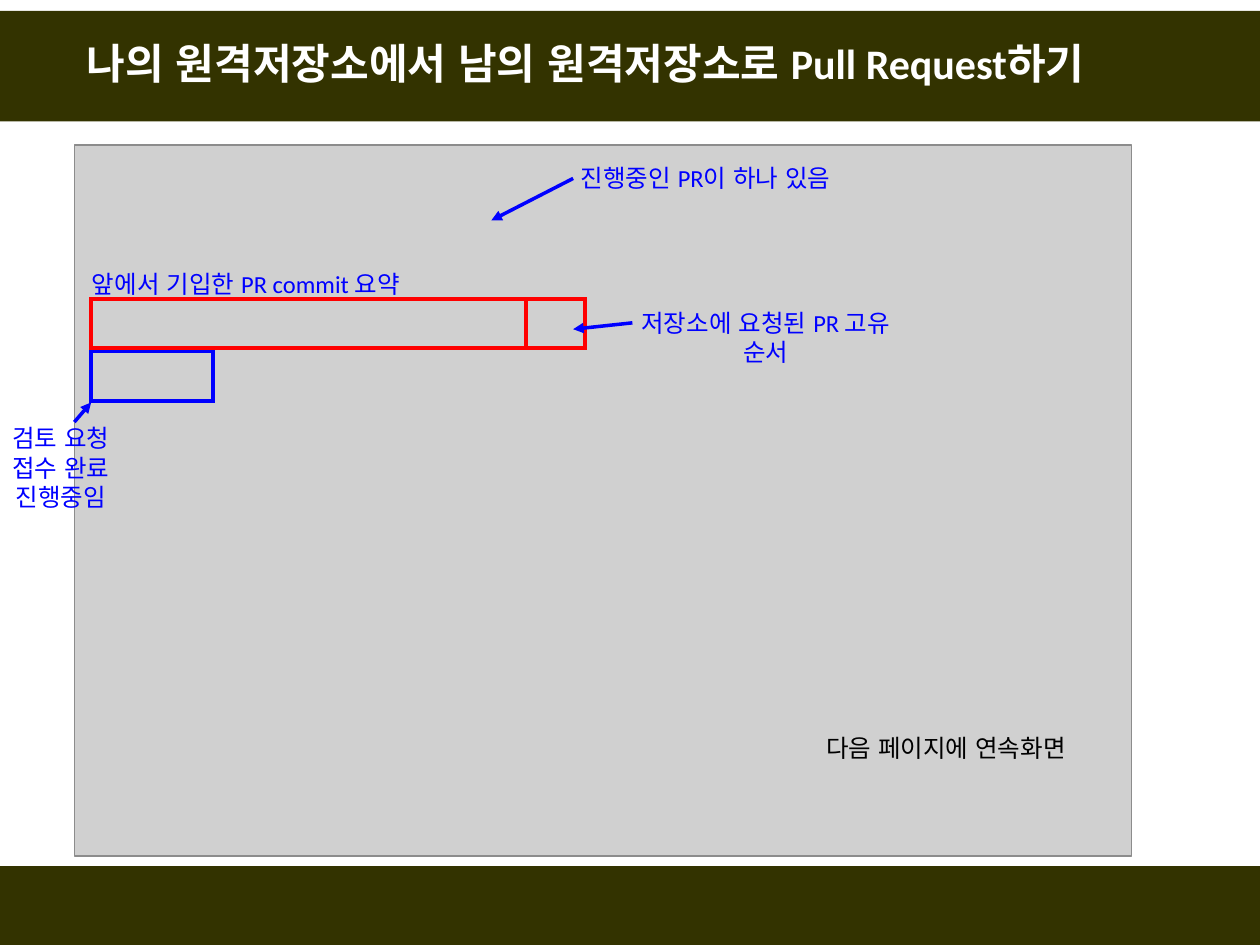
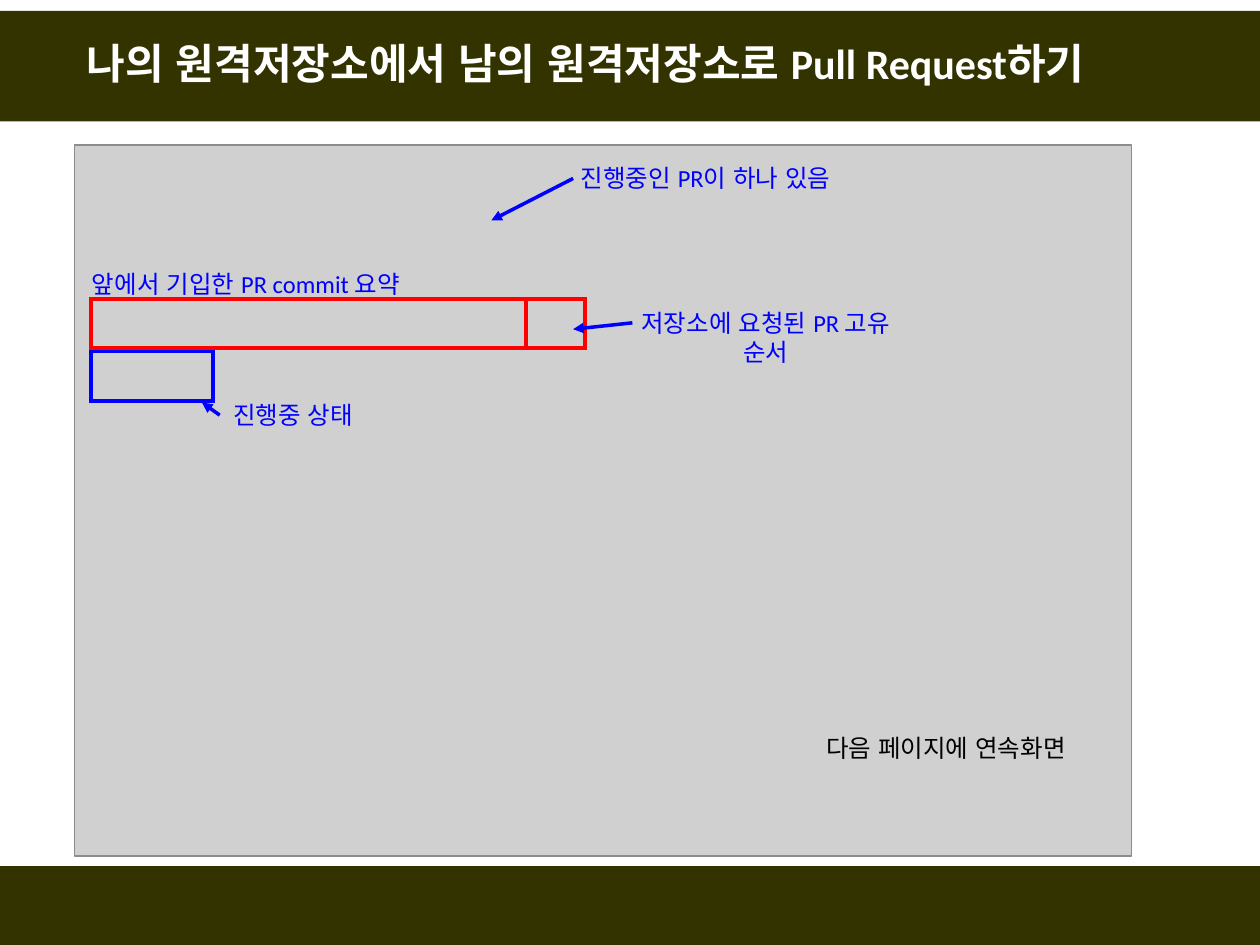
Before and after one commit to fasthill/github-lecture, a slide deck: slide 20 of git및github첫걸음3-forkclonePR.pptx. Drawn at 1260x945 pixels with LibreOffice and Linux fonts; fonts in the diff are those of the drawing; grey boxes stand for pictures. Boxes give left, top, right and bottom in pixels: in the first picture for what was removed or moved away, otherwise in the second. Text is boxed around its words. In the diff, an @@ line names an element or a change of style, - is before the commit and + after.

```diff
--- a/git및github첫걸음3-forkclonePR.pptx
+++ b/git및github첫걸음3-forkclonePR.pptx
@@ arrow moved from (74, 422) - (91, 402) to (219, 415) - (202, 402) @@
@@ text at (233, 403, 353, 426): text changed @@
-검토 요청 접수 완료 진행중임
+진행중 상태
```
Also in this commit, not shown: 1 other slide changed, 1 slide added.
